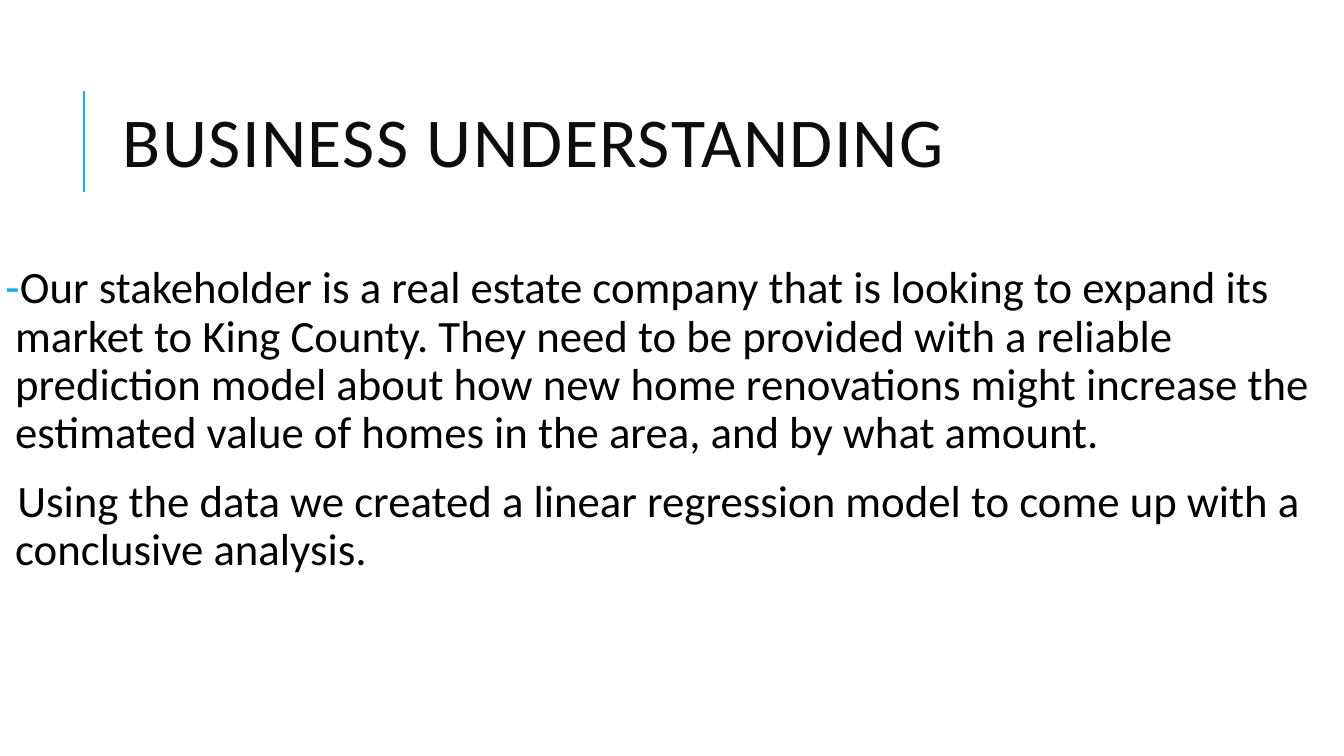
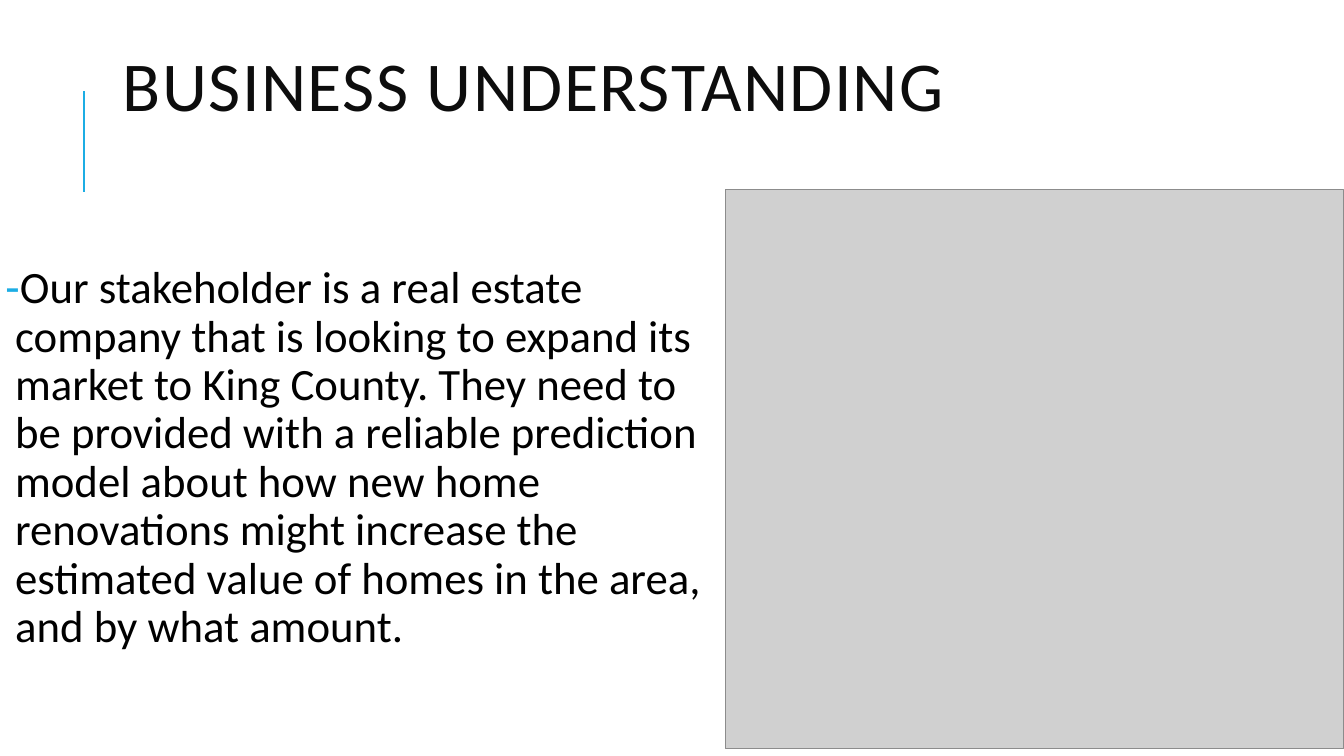
Before and after one commit to Coderunner98/Phase-2-project, a slide deck: slide 3 of House Pricing Analysis ppt.pptx. Drawn at 1344x756 pixels with LibreOffice and Linux fonts; fonts in the diff are those of the drawing; grey boxes stand for pictures. Boxes give left, top, right and bottom in pixels: in the first picture for what was removed or moved away, otherwise in the second. Text is boxed around its words. In the diff, an @@ line names an element or a change of style, - is before the commit and + after.

```diff
--- a/House Pricing Analysis ppt.pptx
+++ b/House Pricing Analysis ppt.pptx
@@ title "BUSINESS UNDERSTANDING": place and size @@
-title "BUSINESS UNDERSTANDING" at [123, 121, 944, 168]
+title "BUSINESS UNDERSTANDING" at [123, 65, 944, 112]
@@ picture added at [725, 190, 1344, 749] @@
@@ text at [15, 486, 1299, 573]: paragraph removed @@
-  Using the data we created a linear regression model to come up with a conclusive analysis.
```
Also in this commit, not shown: 5 other slides changed, 2 slides added, 1 slide removed.
